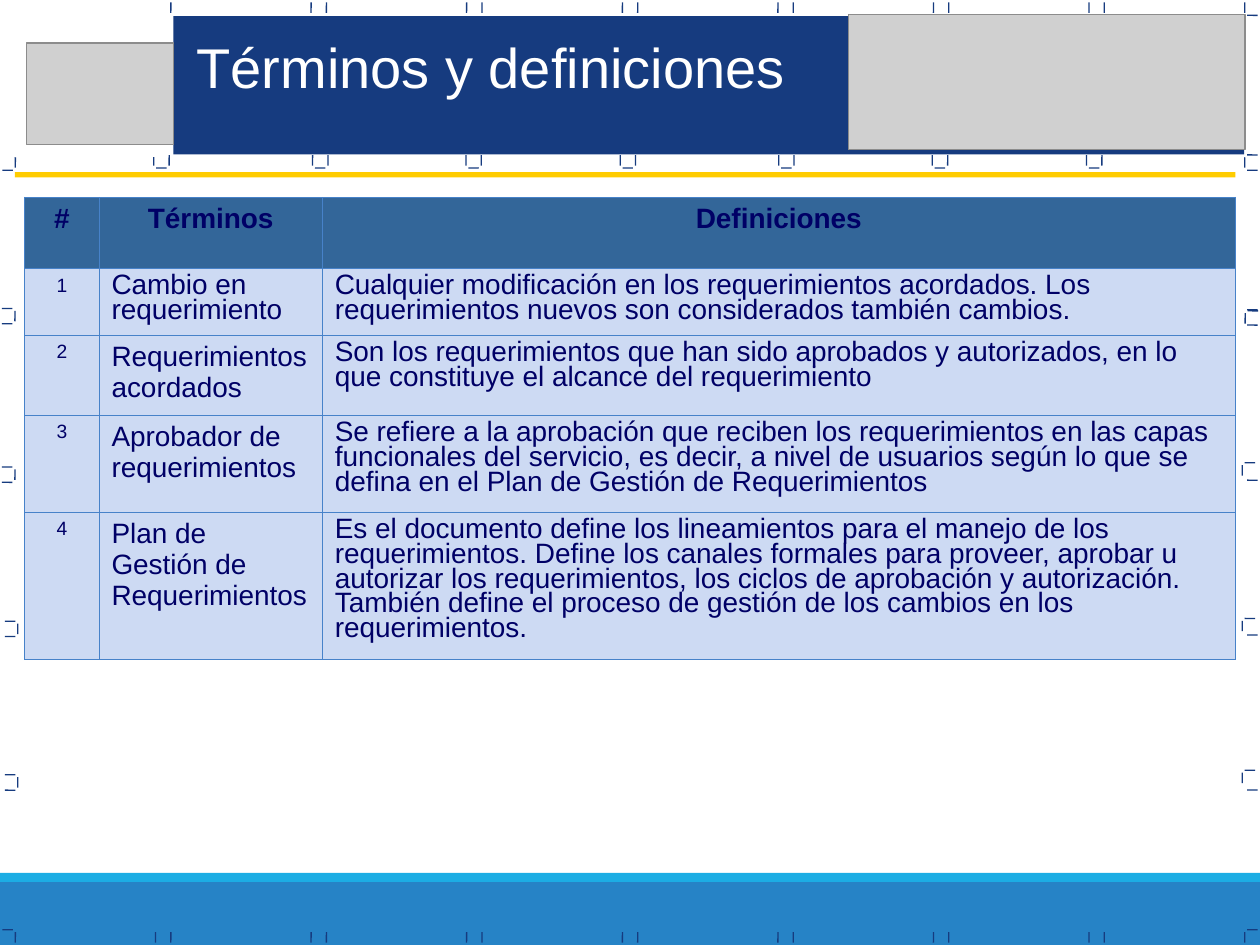
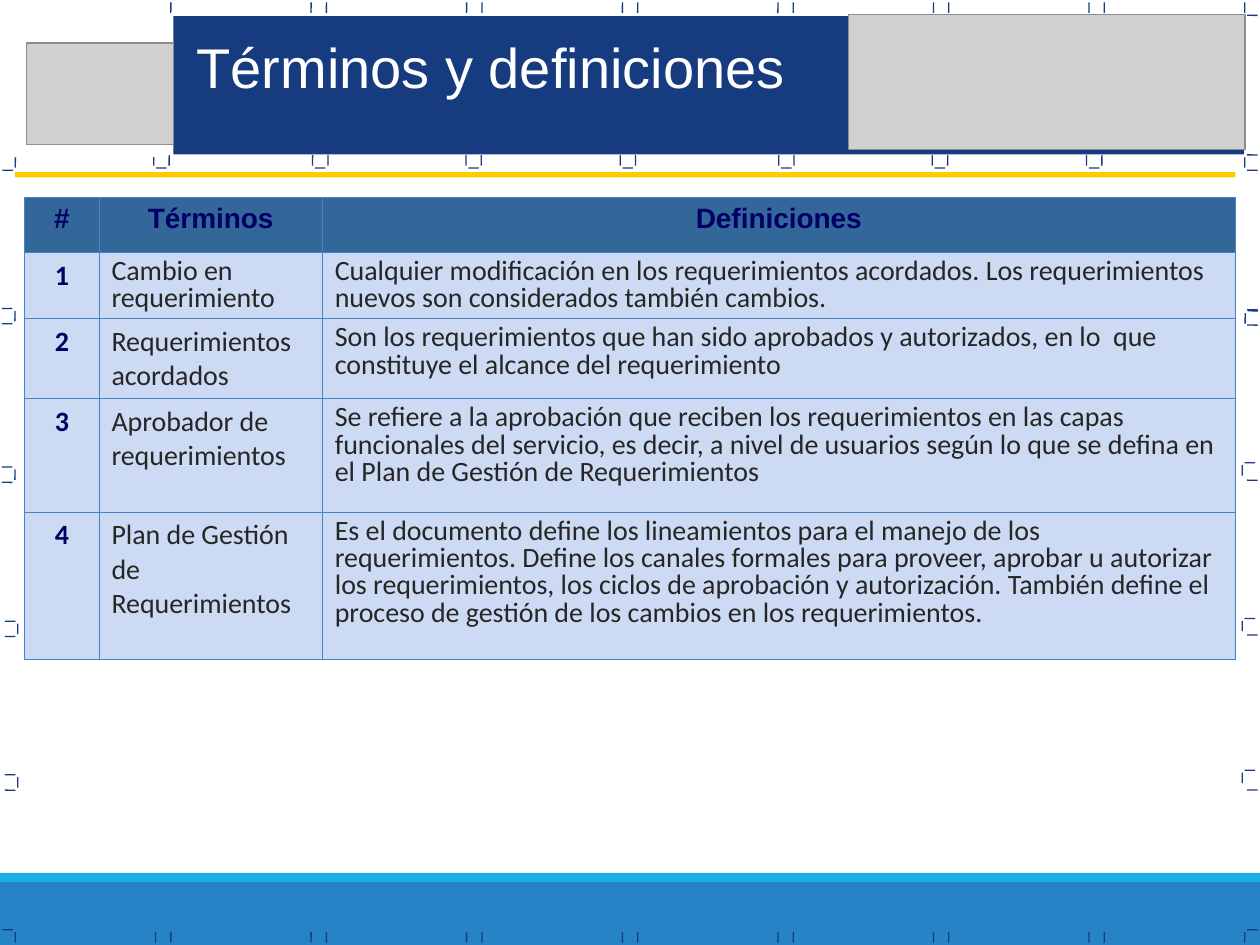
Before and after one commit to Proyecto-TopBody/TopBodySystem, a slide deck: slide 6 of Area de Proceso REQM/PGREQM_0.1_2015_Proceso Gestion Requerimientos.ppt. Drawn at 1260x945 pixels with LibreOffice and Linux fonts; fonts in the diff are those of the drawing; grey boxes stand for pictures. Boxes give left, top, right and bottom in pixels: in the first picture for what was removed or moved away, otherwise in the second. Text is boxed around its words. In the diff, an @@ line names an element or a change of style, - is before the commit and + after.

```diff
--- a/Area de Proceso REQM/PGREQM_0.1_2015_Proceso Gestion Requerimientos.ppt
+++ b/Area de Proceso REQM/PGREQM_0.1_2015_Proceso Gestion Requerimientos.ppt
@@ table at bbox=[25, 198, 1235, 659] @@
@@ size 11 to 16 pt, bold on in "1", "2", "3", "4" @@
@@ font Arial to Calibri, text colour #000066 to #262626 @@
@@ more space between paragraphs @@
```
Also in this commit, not shown: 10 other slides changed, 1 slide removed, 13 other files.
